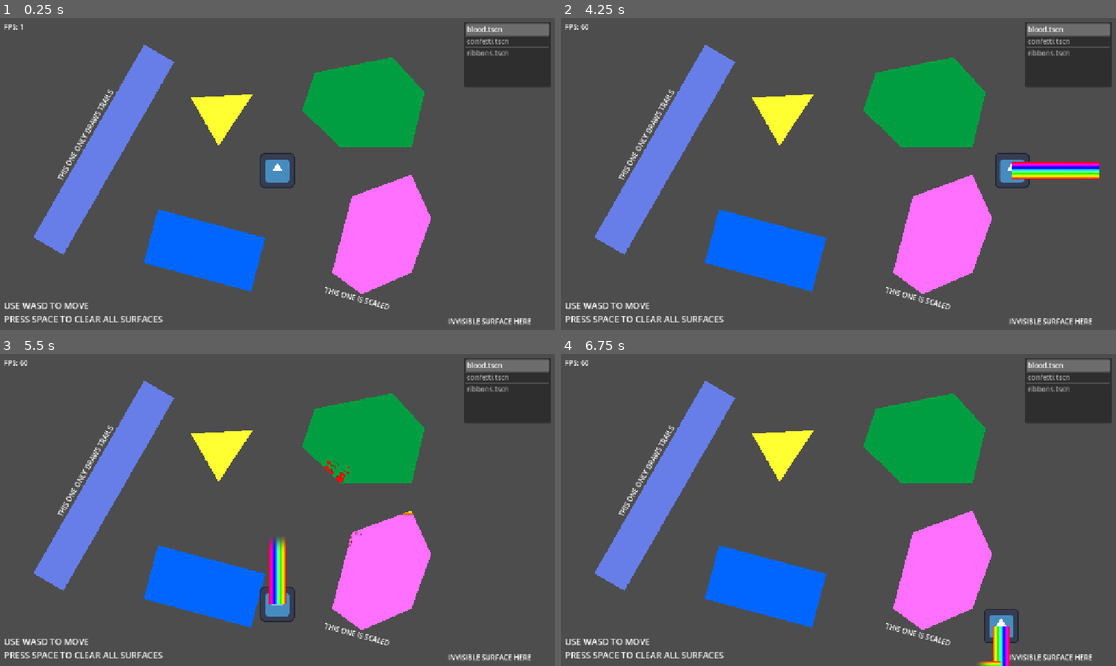
Above: before the commit, frames 1-4 (two rows, left to right).
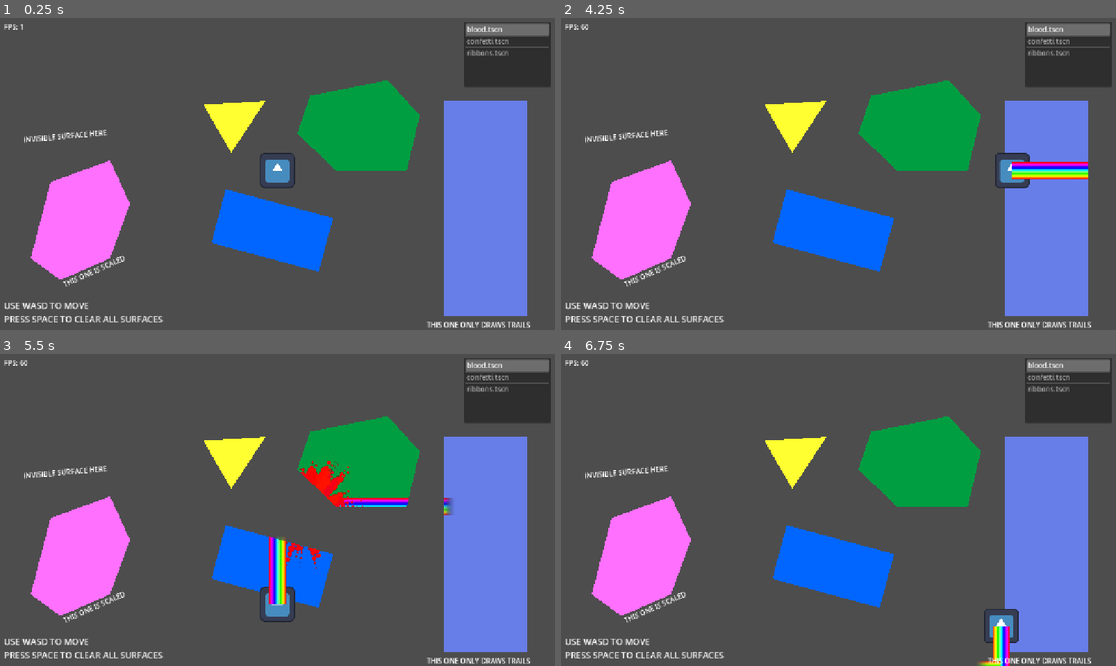
Above: after the commit, the same moments.

Repository: Wichamir/Surface2D
Game: Godot game, scene res://demo/demo.tscn
The game is run twice, just before and just after one commit, with the same random seed, the same clock (stepped at 60 frames per second) and the same inputs. The engine's default icon, where the game draws it, is replaced by a stand-in: a white triangle on a blue panel in a dark square.
Inputs (mouse positions are in pixels of both pictures, inside the frame that each line leads up to):
- Up to frame 1 (0.25 s): no input
- Up to frame 2 (4.25 s): tap Space at 0.5, 0.77, 1.25, 1.52, 2, 2.75, 3.02, 3.5, 3.77 s; move the mouse to (960, 158) at 0.52 s; hold D (move_right) 0.53-1.28 s; click (960, 158) at 0.67 s; move the mouse to (727, 189) at 1.27 s; hold S (move_down) 1.28-2.03 s; move the mouse to (894, 105) at 2.02 s; hold D (move_right) 2.03-2.78 s; move the mouse to (810, 236) at 2.77 s; hold W (move_up) 2.78-3.53 s; click (810, 236) at 2.92 s; move the mouse to (1005, 220) at 3.52 s; hold A (move_left) from 3.53 s (still down)
- Up to frame 3 (5.5 s): tap Space at 4.25, 4.52 s; move the mouse to (111, 463) at 4.27 s; move the mouse to (305, 510) at 5.02 s; release A (move_left) at 5.03 s; hold S (move_down) from 5.03 s (still down); click (305, 510) at 5.17 s
- Up to frame 4 (6.75 s): move the mouse to (755, 432) at 5.77 s; release S (move_down) at 5.78 s; hold D (move_right) 5.78-6.53 s; tap Space at 6.02 s; move the mouse to (960, 494) at 6.52 s; hold W (move_up) from 6.53 s (still down)

The runs differ from the first frame. In frame 1, 33% of the frame differs, in the area x 4-96%, y 8-100%; in frame 2, 32%; in frame 3, 32%; in frame 4, 33%.

Commit message:
Update presentation

Diff:
--- a/demo/demo.tscn
+++ b/demo/demo.tscn
@@ -23,13 +23,13 @@
 [node name="Objects" type="Node2D" parent="."]
 
 [node name="InvisibleSurface" type="Polygon2D" parent="Objects" groups=["surfaces"]]
-position = Vector2(1104, 560)
+position = Vector2(127, 117)
 color = Color(1, 1, 1, 0.4)
 polygon = PackedVector2Array(-88, -24, -80, 64, -8, 120, 72, 96, 144, 48, 120, -40, 64, -80, -16, -80)
 script = ExtResource("1_ijf1d")
 
 [node name="Rectangle" type="Polygon2D" parent="Objects"]
-position = Vector2(472, 536)
+position = Vector2(628, 490)
 rotation = 0.261799
 color = Color(0, 0.4, 1, 1)
 polygon = PackedVector2Array(-128, -64, -128, 64, 128, 64, 128, -64)
@@ -41,7 +41,7 @@
 script = ExtResource("1_ijf1d")
 
 [node name="Triangle" type="Polygon2D" parent="Objects"]
-position = Vector2(528, 208)
+position = Vector2(557, 224)
 rotation = 1.0472
 color = Color(1, 1, 0.196078, 1)
 polygon = PackedVector2Array(0, -64, -64, 64, 64, 64)
@@ -53,7 +53,7 @@
 script = ExtResource("1_ijf1d")
 
 [node name="Polygon" type="Polygon2D" parent="Objects"]
-position = Vector2(856, 200)
+position = Vector2(845, 253)
 color = Color(0, 0.619608, 0.254902, 1)
 polygon = PackedVector2Array(-130, -73, -159, 14, -69, 100, 93, 99, 123, -28, 49, -109)
 metadata/_edit_group_ = true
@@ -64,7 +64,7 @@
 script = ExtResource("1_ijf1d")
 
 [node name="Scaled" type="Polygon2D" parent="Objects"]
-position = Vector2(880, 512)
+position = Vector2(186, 479)
 rotation = -1.5708
 scale = Vector2(3.13226, 2.85668)
 color = Color(1, 0.443137, 1, 1)
@@ -77,23 +77,17 @@
 script = ExtResource("1_ijf1d")
 
 [node name="TrailOnly" type="Polygon2D" parent="Objects"]
-position = Vector2(240, 304)
-rotation = -1.0472
+position = Vector2(1096, 432)
+rotation = -1.57079
 color = Color(0.403922, 0.498039, 0.909804, 1)
-polygon = PackedVector2Array(-256.03, -39.8043, -255.969, 40.1957, 256.03, 39.8043, 255.969, -40.1957)
+polygon = PackedVector2Array(-256, -71.9994, -256, 120.001, 240, 119.999, 240, -72.0006)
 metadata/_edit_group_ = true
 
 [node name="Surface2D" type="Polygon2D" parent="Objects/TrailOnly" groups=["surfaces"]]
 color = Color(1, 1, 1, 0.4)
-polygon = PackedVector2Array(-256.03, -39.8043, -255.969, 40.1957, 256.03, 39.8043, 255.969, -40.1957)
+polygon = PackedVector2Array(-256, -71.9994, -256, 120.001, 240, 119.999, 240, -72.0006)
 script = ExtResource("1_ijf1d")
 cull_mask = 4
-
-[node name="DebugPolygon" type="Polygon2D" parent="Objects" groups=["surfaces"]]
-position = Vector2(1088, 296)
-color = Color(1, 1, 1, 0.4)
-polygon = PackedVector2Array(-16, -24, 16, 96, 152, 88, 160, -72)
-script = ExtResource("1_ijf1d")
 
 [node name="Player" parent="." instance=ExtResource("3_iusu7")]
 position = Vector2(640, 352)
@@ -152,27 +146,27 @@
 script = SubResource("GDScript_87eea")
 
 [node name="Label" type="Label" parent="GUI"]
-offset_left = 128.0
-offset_top = 368.0
-offset_right = 366.0
-offset_bottom = 391.0
-rotation = -1.0472
+offset_left = 984.0
+offset_top = 696.0
+offset_right = 1222.0
+offset_bottom = 719.0
 text = "THIS ONE ONLY DRAWS TRAILS"
 label_settings = SubResource("LabelSettings_c8fe0")
 
 [node name="Label3" type="Label" parent="GUI"]
-offset_left = 752.0
-offset_top = 616.0
-offset_right = 907.0
-offset_bottom = 639.0
-rotation = 0.261799
+offset_left = 143.0
+offset_top = 605.0
+offset_right = 298.0
+offset_bottom = 628.0
+rotation = -0.421942
 text = "THIS ONE IS SCALED"
 label_settings = SubResource("LabelSettings_c8fe0")
 
 [node name="Label2" type="Label" parent="GUI"]
-offset_left = 1032.0
-offset_top = 688.0
-offset_right = 1233.0
-offset_bottom = 711.0
+offset_left = 54.0
+offset_top = 270.0
+offset_right = 255.0
+offset_bottom = 293.0
+rotation = -0.0861619
 text = "INVISIBLE SURFACE HERE"
 label_settings = SubResource("LabelSettings_c8fe0")
Binary file removed: screenshots/presentation.gif
